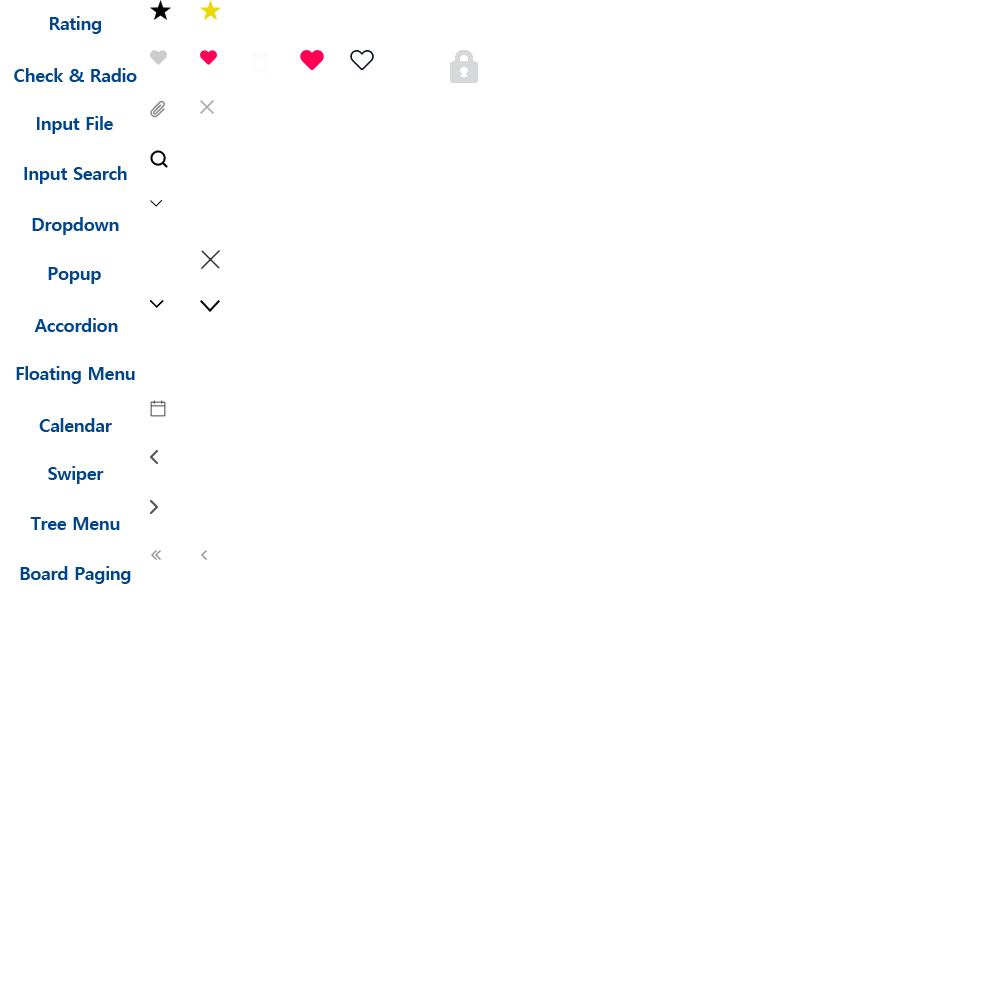
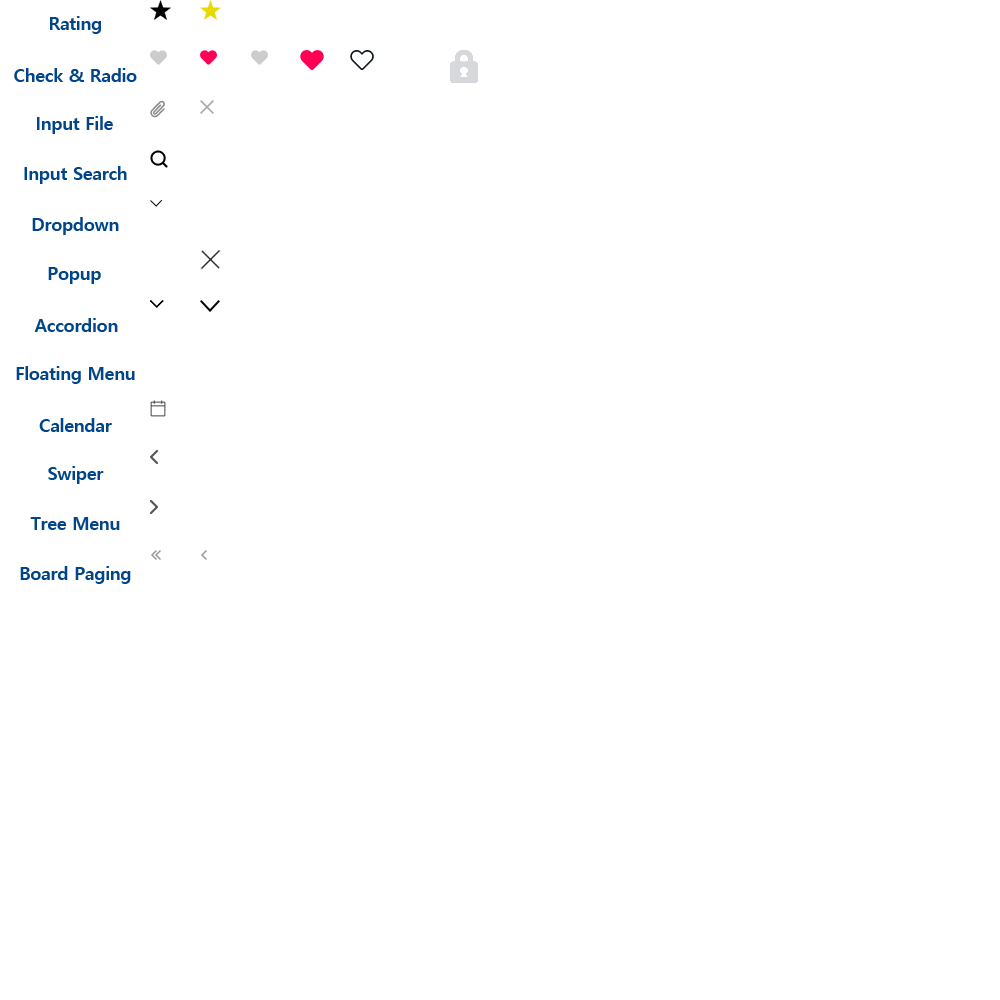
Layers edited between the first and the second 1000x1000 image:
renamed "레이어 17" to "레이어 27 복사", painted on it over [251, 50, 269, 74]
